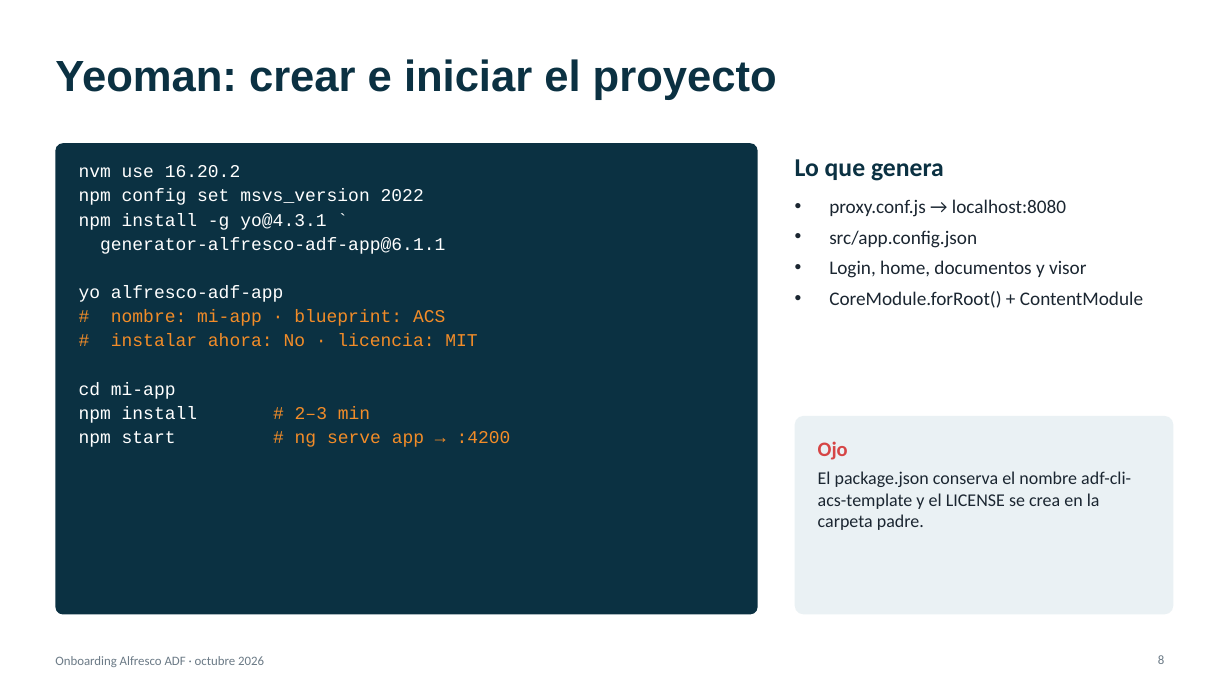
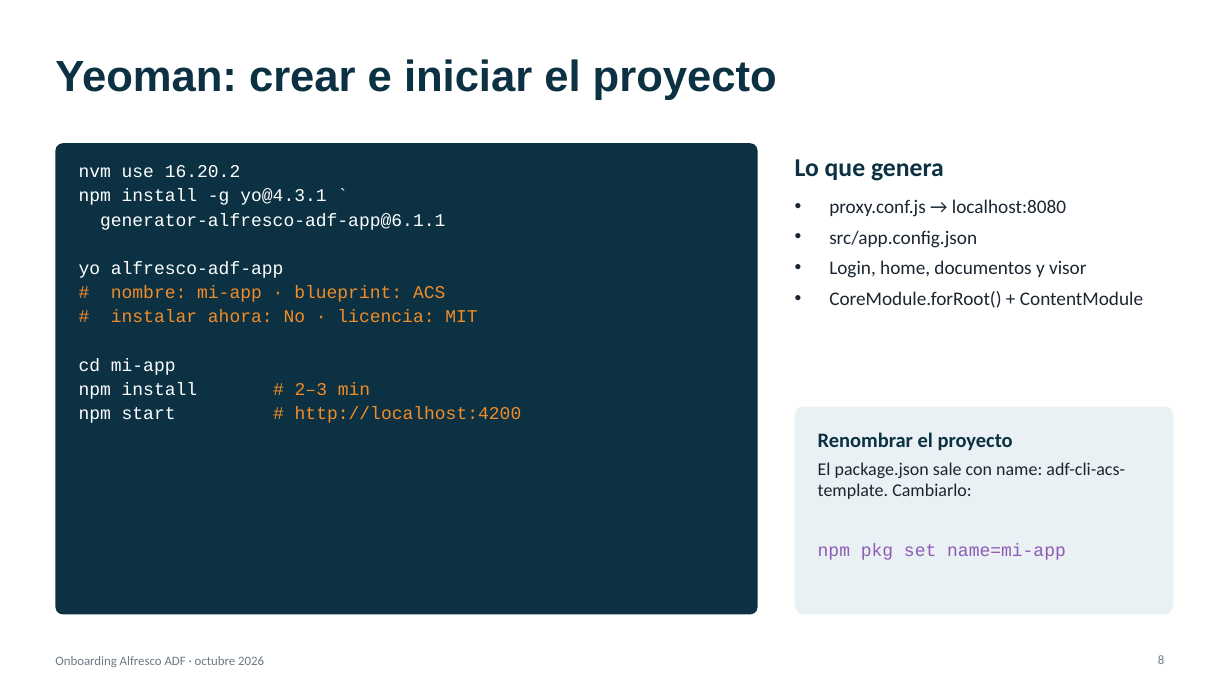
Before and after one commit to renzoqamao/alfresco-adf-onboarding, a slide deck: slide 8 of docs/onboarding-adf.pptx. Drawn at 1232x693 pixels with LibreOffice and Linux fonts; fonts in the diff are those of the drawing. Boxes give left, top, right and bottom in pixels: in the first picture for what was removed or moved away, otherwise in the second. Text is boxed around its words. In the diff, an @@ line names an element or a change of style, - is before the commit and + after.

```diff
--- a/docs/onboarding-adf.pptx
+++ b/docs/onboarding-adf.pptx
@@ text at (79,189,424,205): paragraph removed @@
-npm config set msvs_version 2022
@@ text at (295,406,522,423): text changed @@
-npm start # ng serve app → :4200
+npm start # http://localhost:4200
@@ rounded rectangle: place and size @@
-rounded rectangle at (795,416,1174,615)
+rounded rectangle at (795,407,1174,615)
@@ rounded rectangle at (795,407,1174,615): proportions changed @@
@@ text at (818,432,1013,451): text changed; text colour #D64545 to #0B3142 @@
-Ojo
+Renombrar el proyecto
@@ text at (818,462,1125,499): text changed @@
-El package.json conserva el nombre adf-cli-acs-template y el LICENSE se crea en la carpeta padre.
+El package.json sale con name: adf-cli-acs-template. Cambiarlo:
@@ text added at (818,544,1066,560), 14 pt, text #8E5BB5 @@
+npm pkg set name=mi-app
```
Also in this commit, not shown: 11 other slides changed, 3 slides added, 2 slides removed, 4 other files.
